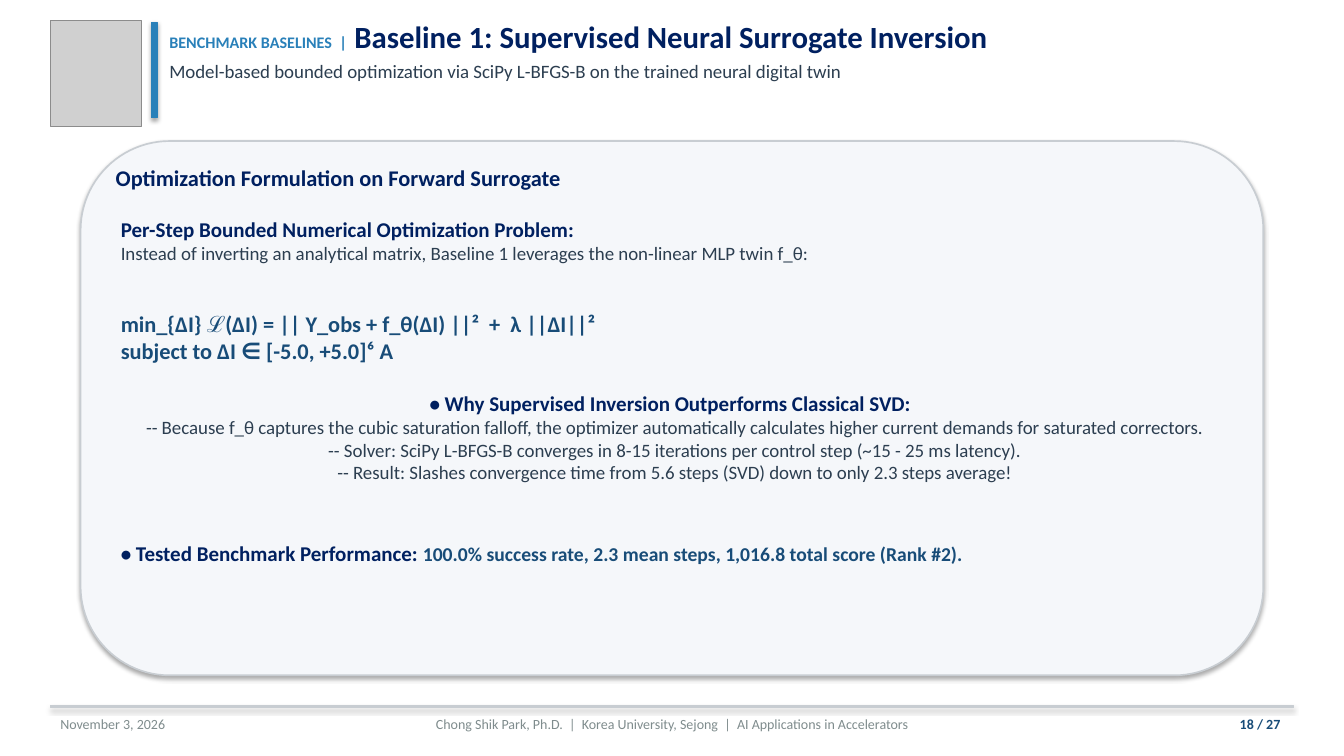
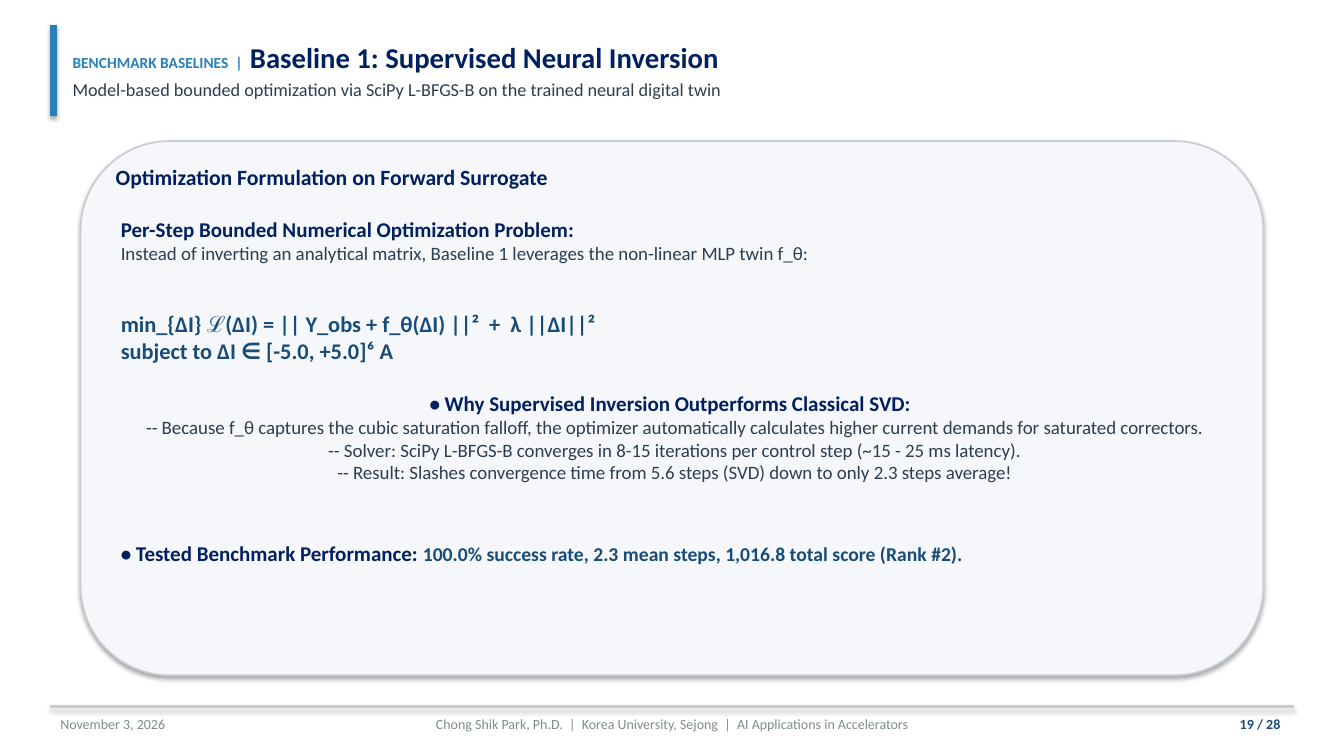
Before and after one commit to cspark7701/ai4acc-mini-hackathon, a slide deck: slide 19 of presentations/Lecture_1_AI_ML_Foundations_and_Control.pptx (slide 18 before the commit). Drawn at 1344x756 pixels with LibreOffice and Linux fonts; fonts in the diff are those of the drawing; grey boxes stand for pictures. Boxes give left, top, right and bottom in pixels: in the first picture for what was removed or moved away, otherwise in the second. Text is boxed around its words. In the diff, an @@ line names an element or a change of style, - is before the commit and + after.

Commit message:
Refine Lecture 1 presentation layout, typography, and content
Implement six presentation design enhancements requested by user. Adjust title slide font size to fit on a single unwrapped line and scale the Korea University logo to 0.95 inches. Vertically center slide titles and subtitles with the blue accent bar, shortening titles to prevent line wrapping across all slides. Add dedicated slides explaining all major activation functions (ReLU, Leaky ReLU, GELU, Sigmoid, Tanh, Linear) and optimization algorithms (SGD, Momentum, AdaGrad, RMSProp, Adam, AdamW, L-BFGS-B). Resize and position MLP, RL, and trajectory schematics with clean margins to eliminate text box overlap. Format the Tested Benchmark Leaderboard as a structured 7-column table with zero text wrapping. Recompile 28-page PDF presentation via pdflatex.

Files:
 M  presentations/Lecture_1_AI_ML_Foundations_and_Control.pdf
 M  presentations/Lecture_1_AI_ML_Foundations_and_Control.pptx
 M  presentations/Lecture_1_AI_ML_Foundations_and_Control.tex
 M  scripts/build_lecture_1_pptx.py

```diff
--- a/presentations/Lecture_1_AI_ML_Foundations_and_Control.pptx
+++ b/presentations/Lecture_1_AI_ML_Foundations_and_Control.pptx
@@ rectangle resized from (x1=151, y1=22, x2=157, y2=118) to (x1=50, y1=25, x2=56, y2=116) @@
@@ picture removed at (x1=50, y1=20, x2=141, y2=126) @@
@@ text "BENCHMARK BASELINES | Baseline 1: ..." moved from (x1=169, y1=26, x2=987, y2=82) to (x1=73, y1=48, x2=721, y2=99) @@
@@ text "BENCHMARK BASELINES | Baseline 1: ..." at (x1=73, y1=48, x2=721, y2=99): vertical alignment top to middle @@
@@ text at (x1=73, y1=48, x2=719, y2=73): text changed; size 22 to 20.5 pt @@
-BENCHMARK BASELINES | Baseline 1: Supervised Neural Surrogate Inversion
+BENCHMARK BASELINES | Baseline 1: Supervised Neural Inversion
@@ text at (x1=73, y1=83, x2=721, y2=99): size 13.5 to 13 pt in "Model-based bounded optimization via SciPy L-BFGS-B on ..." @@
@@ text "Optimization Formulation on Forward Surrogate" at (x1=116, y1=169, x2=547, y2=189): size 16 to 15.5 pt @@
@@ text at (x1=1240, y1=719, x2=1280, y2=729): text changed @@
-18 / 27
+19 / 28
```
Also in this commit, not shown: 25 other slides changed, 2 slides added, 1 slide removed, 3 other files.
